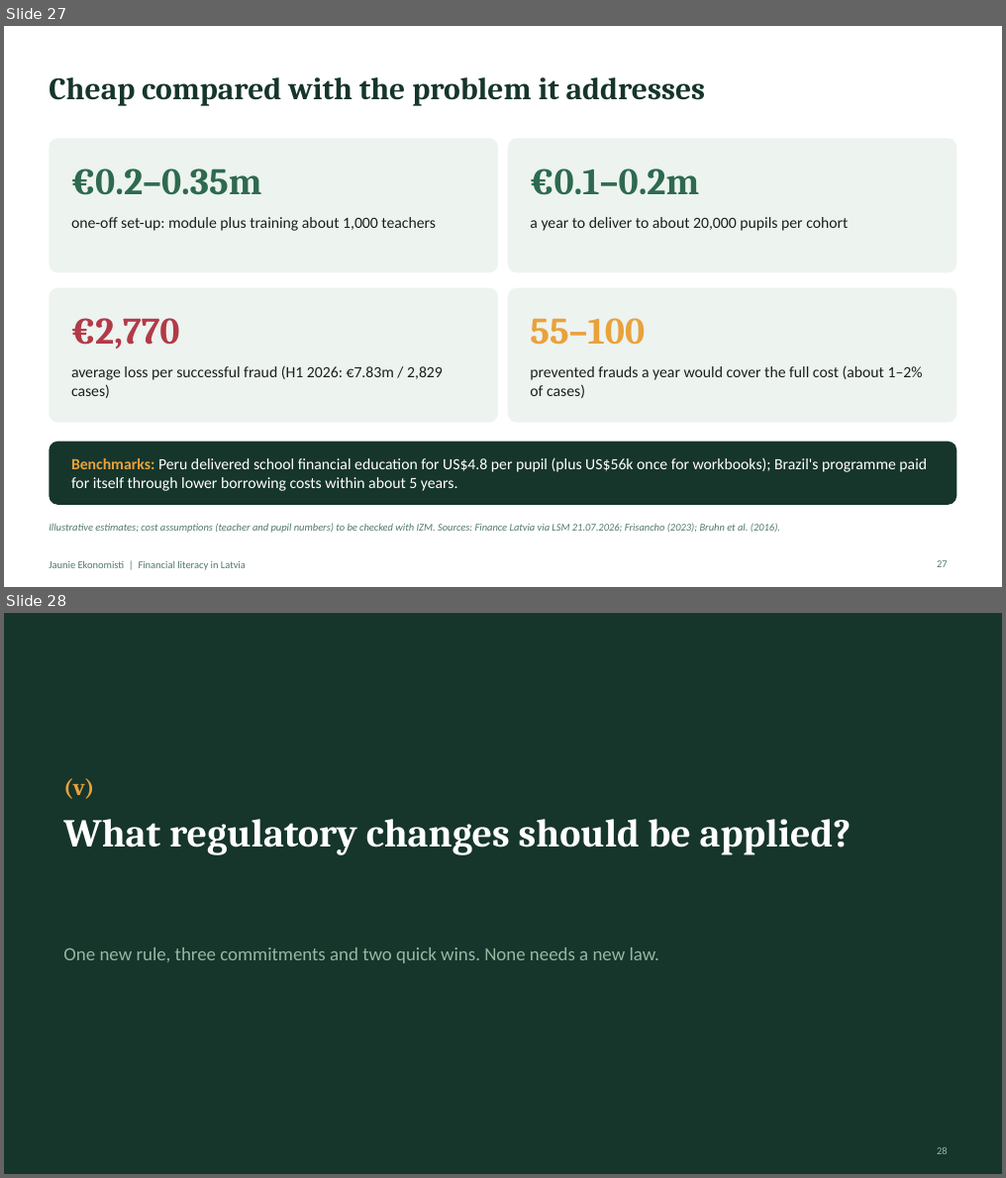
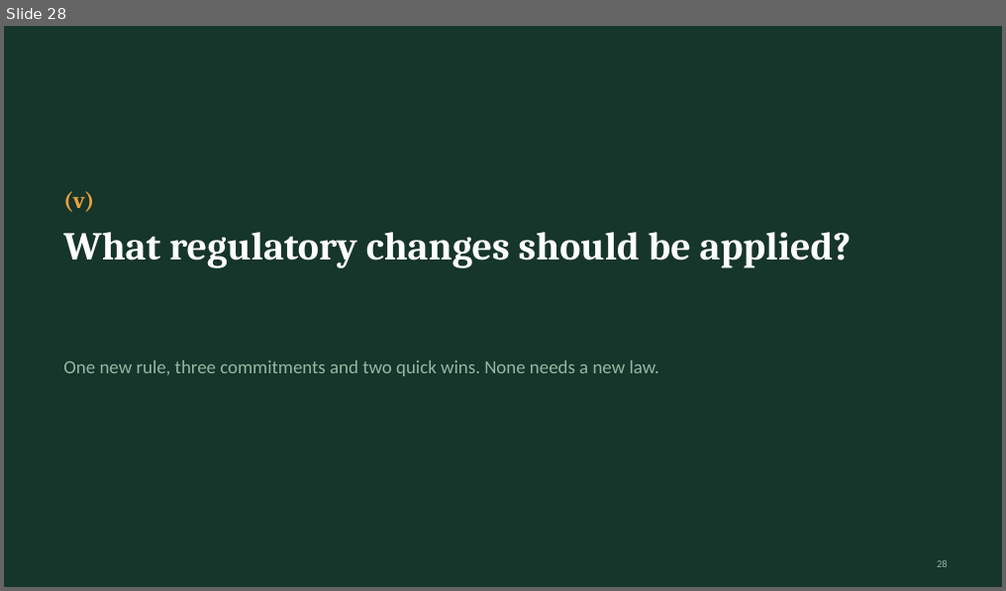
Before and after one commit to ArtisLV890/Elective-Impact-Making-for-the-Competitiveness-and-Data-Driven-Decisions-2026-2027, a slide deck: financial-literacy/presentation/Financial literacy in Latvia - presentation.pptx. Shown one above the other, each under a label of ours: slides 27 and 28 before the commit, slide 28 after it. The pictures are 1006x1178 and 1006x591 pixels, drawn with LibreOffice and Linux fonts; fonts in the diff are those of the drawing. Boxes give left, top, right and bottom in pixels: in the first picture for what was removed or moved away, otherwise in the second. Text is boxed around its words. In the diff, an @@ line names an element or a change of style, - is before the commit and + after.

```diff
--- a/financial-literacy/presentation/Financial literacy in Latvia - presentation.pptx
+++ b/financial-literacy/presentation/Financial literacy in Latvia - presentation.pptx
@@ slide 27 removed at <box>4,26,1002,587</box>, background #FFFFFF @@
@@ title removed at <box>49,77,705,106</box> @@
-Cheap compared with the problem it addresses
@@ rounded rectangle removed at <box>49,138,498,274</box> @@
@@ rounded rectangle removed at <box>508,138,957,274</box> @@
@@ text removed at <box>71,169,261,195</box> @@
-€0.2–0.35m
@@ text removed at <box>530,169,699,195</box> @@
-€0.1–0.2m
@@ text removed at <box>71,217,436,231</box> @@
-one-off set-up: module plus training about 1,000 teachers
@@ text removed at <box>530,217,847,231</box> @@
-a year to deliver to about 20,000 pupils per cohort
@@ rounded rectangle removed at <box>49,288,498,423</box> @@
@@ rounded rectangle removed at <box>508,288,957,423</box> @@
@@ text removed at <box>71,318,180,349</box> @@
-€2,770
@@ text removed at <box>530,318,645,345</box> @@
-55–100
@@ text removed at <box>71,367,443,398</box> @@
-average loss per successful fraud (H1 2026: €7.83m / 2,829 cases)
@@ text removed at <box>530,366,923,398</box> @@
-prevented frauds a year would cover the full cost (about 1–2% of cases)
@@ rounded rectangle removed at <box>49,442,957,505</box> @@
@@ text removed at <box>71,458,927,491</box> @@
-Benchmarks: Peru delivered school financial education for US$4.8 per pupil (plus US$56k once for workbooks); Brazil's programme paid for itself through lower borrowing costs within about 5 years.
@@ text removed at <box>49,523,780,533</box> @@
-Illustrative estimates; cost assumptions (teacher and pupil numbers) to be checked with IZM. Sources: Finance Latvia via LSM 21.07.2026; Frisancho (2023); Bruhn et al. (2016).
@@ text removed at <box>49,561,246,570</box> @@
-Jaunie Ekonomisti | Financial literacy in Latvia
@@ page number removed at <box>937,561,947,568</box> @@
-27
```
Also in this commit, not shown: 1 slide changed, 2 slides added, 1 other slide removed, 5 other files.
